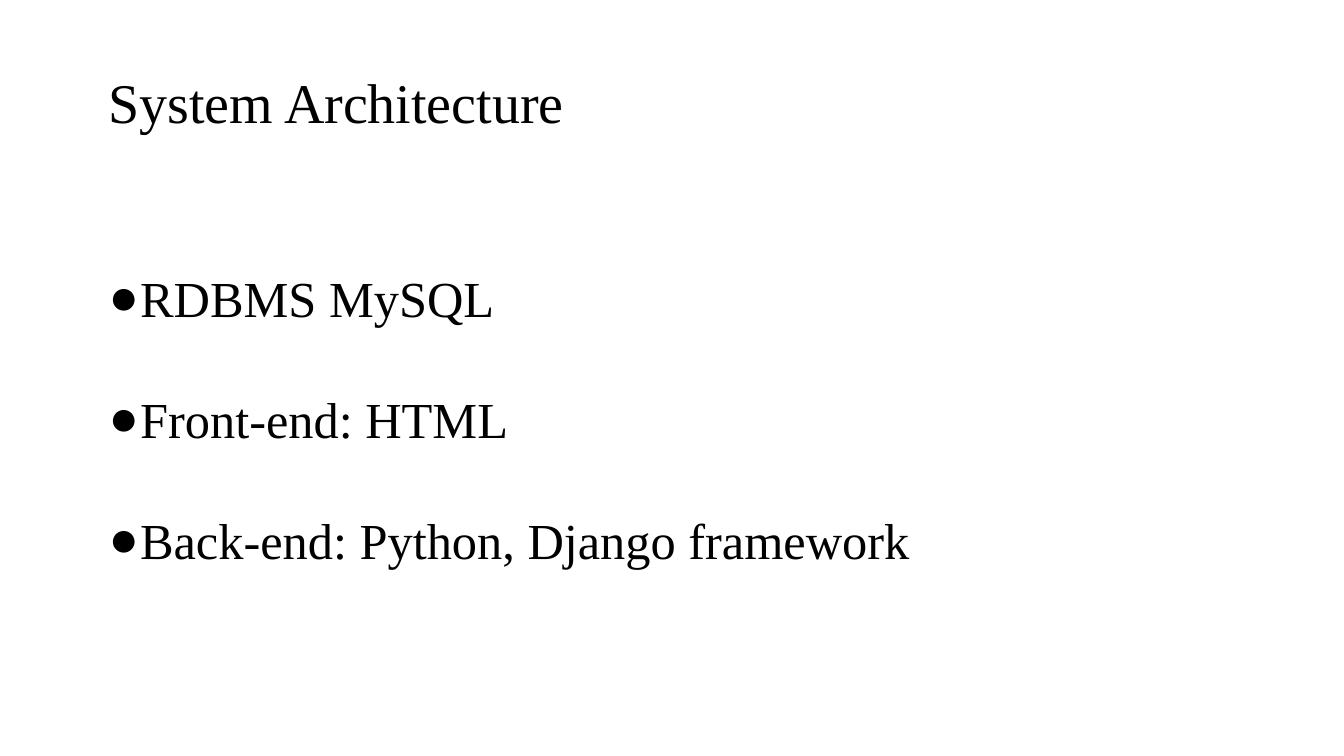
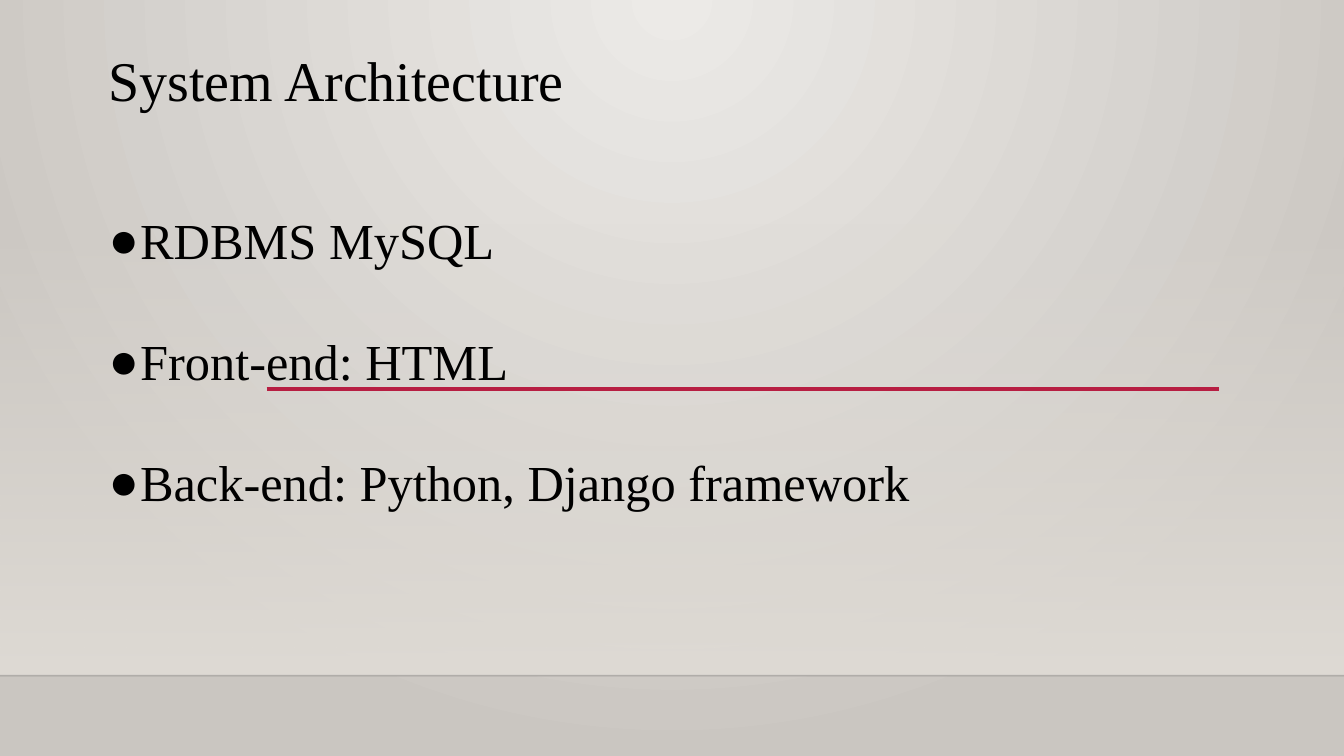
Before and after one commit to ljy95135/DB-Project-10, a slide deck: slide 5 of data/presentation.pptx (slide 7 before the commit). Drawn at 1344x756 pixels with LibreOffice and Linux fonts; fonts in the diff are those of the drawing; background and template pictures are left out. Boxes give left, top, right and bottom in pixels: in the first picture for what was removed or moved away, otherwise in the second. Text is boxed around its words. In the diff, an @@ line names an element or a change of style, - is before the commit and + after.

Commit message:
presentation modify

```diff
--- a/data/presentation.pptx
+++ b/data/presentation.pptx
@@ background #FFFFFF to gradient #ECEAE7 to #CAC7C1 @@
@@ text "System Architecture" moved from (x1=109, y1=84, x2=563, y2=133) to (x1=109, y1=62, x2=563, y2=112) @@
@@ text "RDBMS MySQL" moved from (x1=140, y1=283, x2=909, y2=569) to (x1=140, y1=225, x2=909, y2=512) @@
@@ rectangle added at (x1=0, y1=223, x2=1344, y2=676), fill gradient #DFDBD5 @@
@@ line added from (266, 389) to (1219, 389), #B71E42 2.5 pt @@
@@ line added from (0, 676) to (1344, 676), #000001 1 pt @@
```
Also in this commit, not shown: 6 other slides changed, 2 slides added, 4 slides removed, 4 other files.
